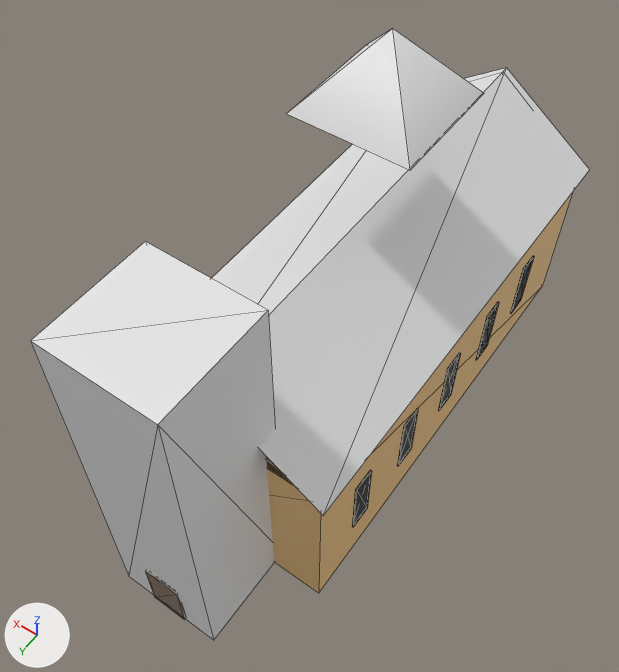
Before and after pictures for a commit that changed the glTF model Engine/O3DE/DarkArisen/Assets/Art/Models/SM_Art_Settlement_Civic_0.gltf.
Before and after are seen from a camera (50 mm lens) standing at (-21.1, 37.5, 60.0) and looking at (0.5, 7.2, 12.4). The axes (+X, +Y, +Z) are drawn at lower left. The lights are the same throughout. The first picture is the older version. Mesh edges are drawn as thin lines. Vertices at exactly the same position are counted once.

The first picture shows 'SM_Art_Settlement_Civic_0'.
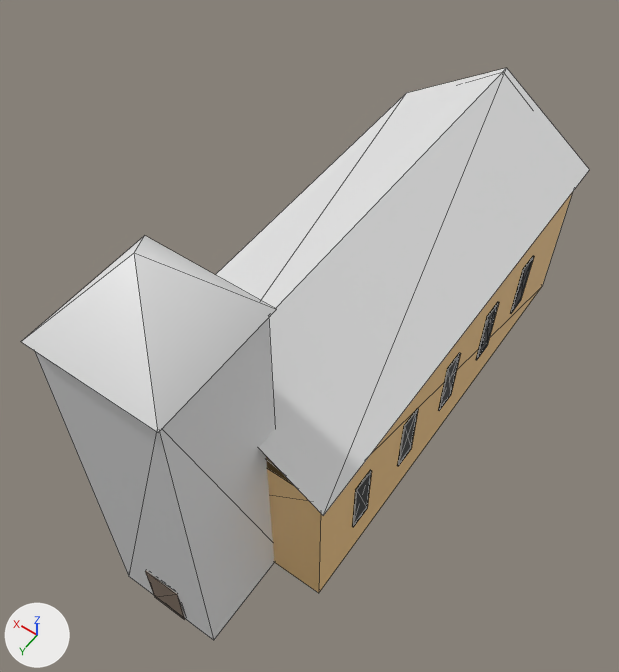
Boxes [x1, y1, x2, y2] around the edits, measured in the pictures (619 x 672 px; the box of a moved part takes in the faces that stretch with it):
'SM_Art_Settlement_Civic_0', reshaped (6% shorter): before [30, 29, 590, 640]; after [21, 68, 590, 640]
part 1 of me_sm_art_settlement_civic_0, moved or reshaped: before [287, 29, 484, 170]; after [21, 236, 277, 433]

Diff of the bpy script that builds the scene:
```diff
--- a/Engine/O3DE/DarkArisen/Assets/Art/Models/SM_Art_Settlement_Civic_0.gltf.py
+++ b/Engine/O3DE/DarkArisen/Assets/Art/Models/SM_Art_Settlement_Civic_0.gltf.py
@@ me_sm_art_settlement_civic_0 @@
 # used by ob_sm_art_settlement_civic_0; location = (0.0, 0.0, 0.0)
-me_sm_art_settlement_civic_0.from_pydata(...)  # 153 vertices, 234 faces; spans x -8.6..8.6, y -24.5..25.1, z 0.0..33.0
+me_sm_art_settlement_civic_0.from_pydata(...)  # 153 vertices, 234 faces; spans x -8.6..8.6, y -24.5..25.3, z 0.0..33.0
+# me_sm_art_settlement_civic_0 part 1: the loose piece of 5 vertices spanning x -4.3..4.3, y -4.3..4.3, z 28.0..33.0 is moved by (0.0, 21.0, 0.0)
 me_sm_art_settlement_civic_0.materials.append(mat_m_art_plasterochre)
```
